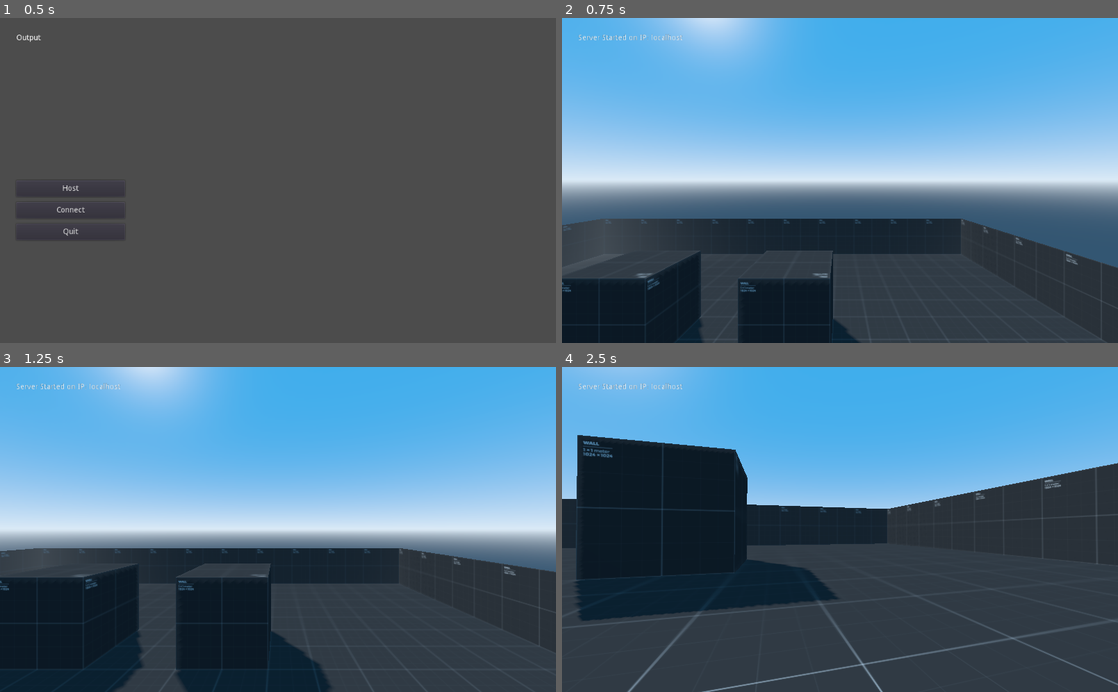
Above: before the commit, frames 1-4 (two rows, left to right).
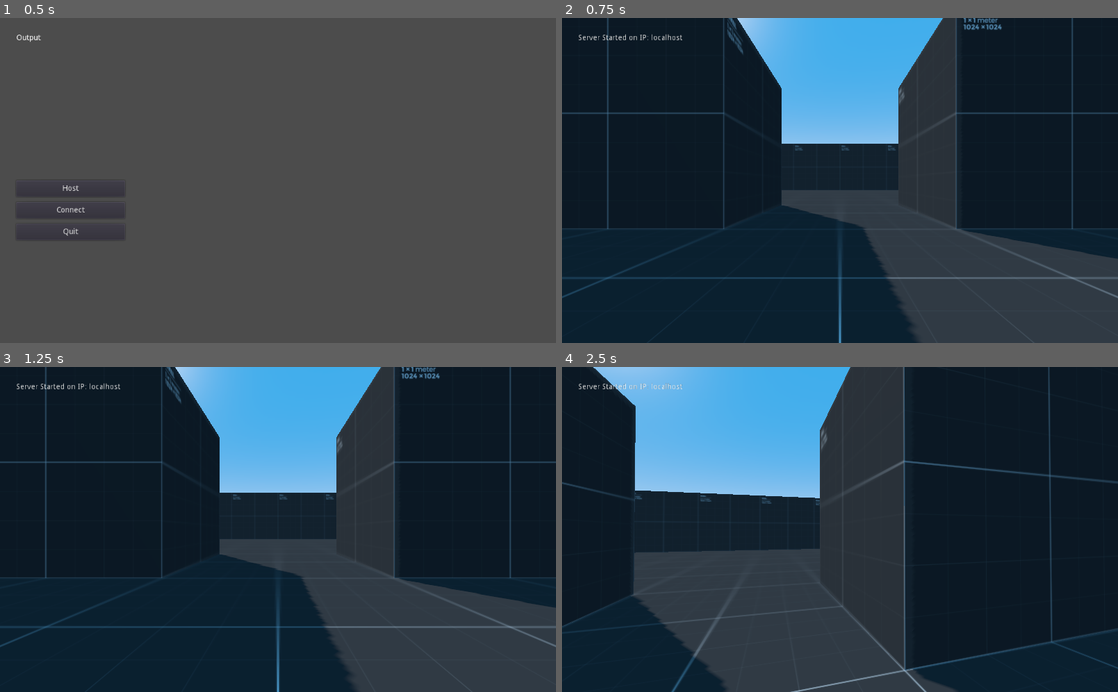
Above: after the commit, the same moments.

Repository: stangerp/Simple_3D_Multiplayer
Game: Godot game, scene res://scenes/main.tscn
Same seed, same stepped clock (60 frames per second), same inputs: the game is played once before the commit and once after it.
Inputs (mouse positions are in pixels of both pictures, inside the frame that each line leads up to):
- Up to frame 1 (0.5 s): no input
- Up to frame 2 (0.75 s): click "Host" at 0.5 s
- Up to frame 3 (1.25 s): no input
- Up to frame 4 (2.5 s): move the mouse to (867, 529) at 1.27 s; hold W (forward) from 1.28 s (still down); click (867, 529) at 1.35 s; tap Space (jump) at 1.52, 2.27 s; move the mouse to (812, 529) at 2.02 s; right-click (812, 529) at 2.1 s

Frame 1 is identical in both runs. In frame 2, 66% of the frame differs, in the area x 0-100%, y 0-100%; in frame 3, 60%; in frame 4, 62%.

Commit message:
Removed random starting location

Diff:
--- a/scripts/main.gd
+++ b/scripts/main.gd
@@ -107,6 +107,7 @@
 	else:
 		# Player controller is our input which controls the character node
 		controller = player_scene.instance()
+
 	# Instantiate the character
 	var character = character_scene.instance()
 	# Attach the controller to the character
@@ -118,15 +119,10 @@
 	# Add the character to this (main) scene
 	$characters.add_child(character)
 	# Spawn the character at random location within 40 units from the center
-	character.global_transform.origin = random_point(40, 20)
+	character.global_transform.origin = Vector3(0,1,0)
 	# Enable the controller's camera if it's not an other player
 	controller.get_node("camera").current = !is_peer
 
 func remove_player(id):
 	# Remove unused characters
 	$characters.get_node(str(id)).free()
-
-func random_point(area, height):
-	# Random point within some area units
-	randomize()
-	return Vector3(rand_range(-area, area), height, rand_range(-area, area))
